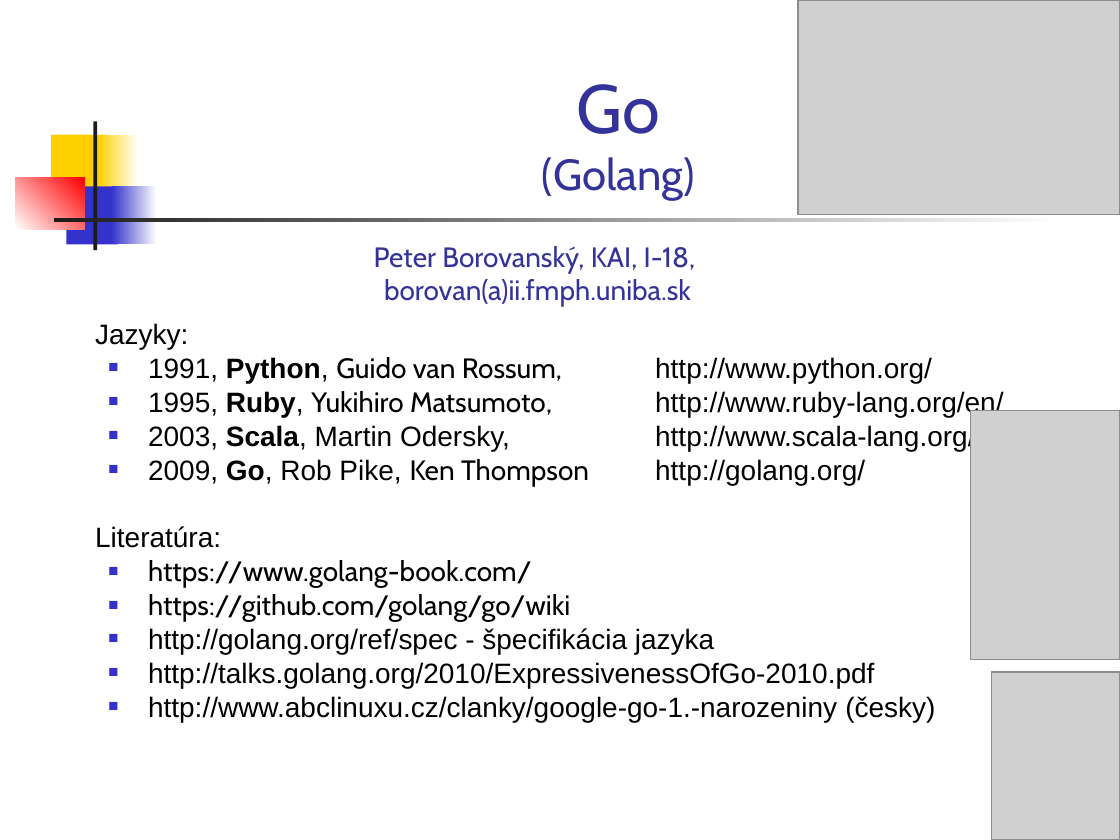
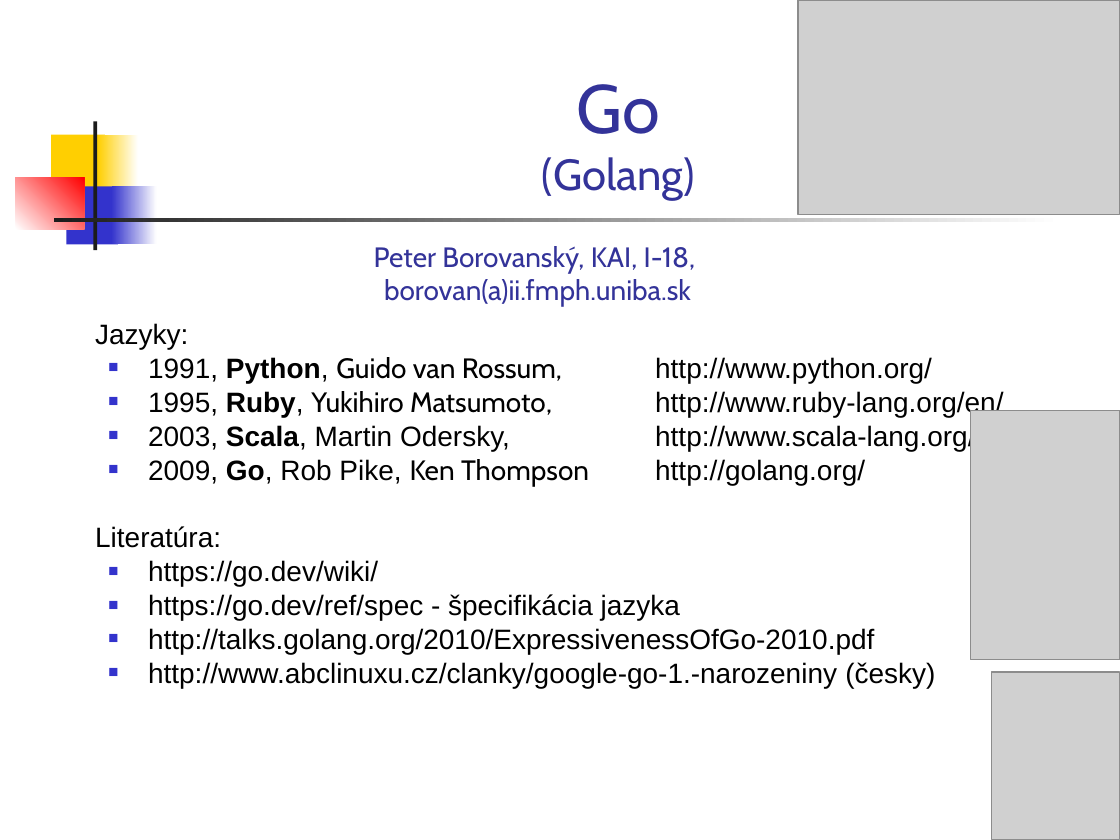
Before and after one commit to paradigmy/Prednasky, a slide deck: slide 1 of 02/go1.ppt. Drawn at 1120x840 pixels with LibreOffice and Linux fonts; fonts in the diff are those of the drawing; grey boxes stand for pictures. Boxes give left, top, right and bottom in pixels: in the first picture for what was removed or moved away, otherwise in the second. Text is boxed around its words. In the diff, an @@ line names an element or a change of style, - is before the commit and + after.

```diff
--- a/02/go1.ppt
+++ b/02/go1.ppt
@@ text at (x1=148, y1=560, x2=680, y2=620): text changed; font Cabin to Arial @@
-■ https://www.golang-book.com/
-■ https://github.com/golang/go/wiki
-■ http://golang.org/ref/spec - špecifikácia jazyka
+■ https://go.dev/wiki/
+■ https://go.dev/ref/spec - špecifikácia jazyka
```
Also in this commit, not shown: 6 other slides changed, 1 slide added, 7 other files.
